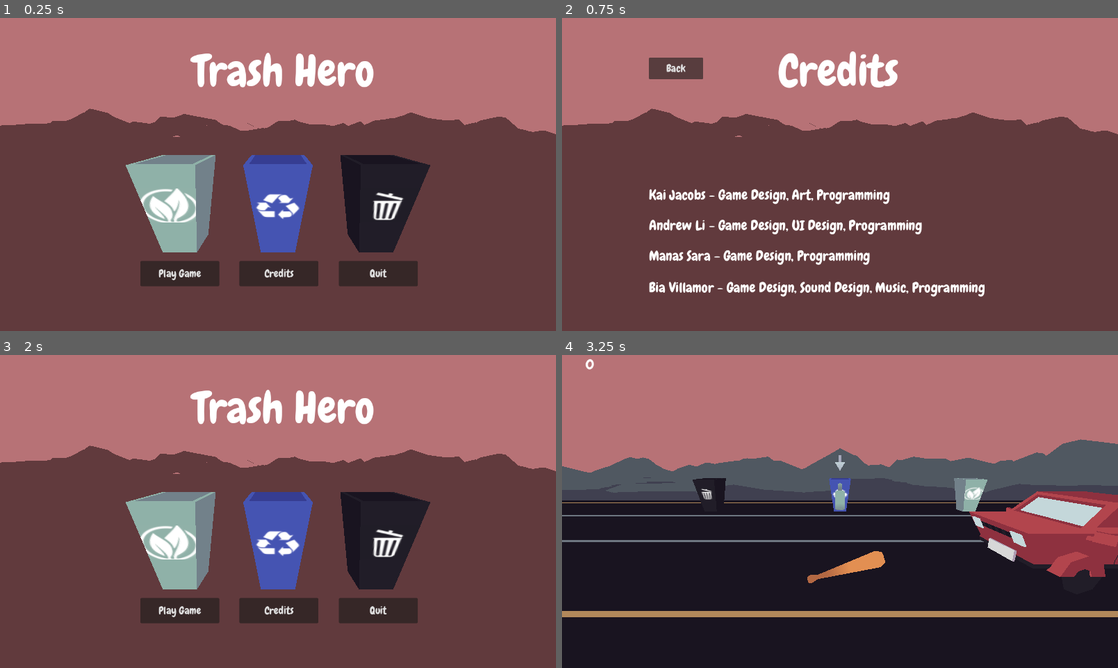
Above: before the commit, frames 1-4 (two rows, left to right).
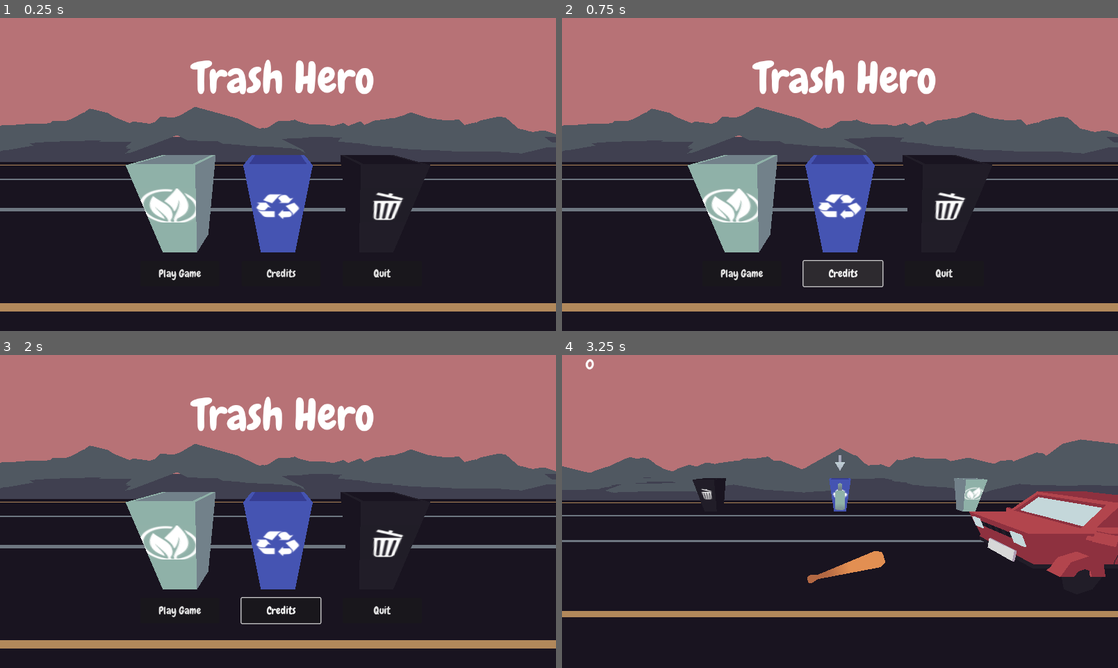
Above: after the commit, the same moments.

Repository: Manas701/SVCGameJam
Game: Godot game, scene res://scenes/opening.tscn
Same seed, same stepped clock (60 frames per second), same inputs: the game is played once before the commit and once after it. Sound files missing from this copy of the repository are replaced by a short silence.
Inputs (mouse positions are in pixels of both pictures, inside the frame that each line leads up to):
- Up to frame 1 (0.25 s): no input
- Up to frame 2 (0.75 s): click "Credits" at 0.5 s
- Up to frame 3 (2 s): click (116, 405) at 1.25 s, where only the run before the commit has a clickable "Back"
- Up to frame 4 (3.25 s): click "Play Game" at 2 s; tap Enter at 2.75 s; hold Right (select_right) from 2.78 s (still down); hold Space (startGame) from 2.78 s (still down)

The runs differ from the first frame. In frame 1, 58% of the frame differs, in the area x 0-100%, y 11-100%; in frame 2, 70%, in the area x 0-100%, y 10-100%; in frame 3, 58%; in frame 4, nothing differs.

Commit message:
fixed environment texture on opening

Diff:
--- /dev/null
+++ b/scenes/main menu.tscn
@@ -0,0 +1,57 @@
+[gd_scene load_steps=3 format=3 uid="uid://btsik74wuv16x"]
+
+[ext_resource type="Script" path="res://assets/scripts/startButton.gd" id="1_jfpvg"]
+[ext_resource type="FontFile" uid="uid://brlxgerq8nwag" path="res://assets/fonts/Chewy-Regular.ttf" id="1_qjs83"]
+
+[node name="Control" type="Control"]
+layout_mode = 3
+anchors_preset = 15
+anchor_right = 1.0
+anchor_bottom = 1.0
+grow_horizontal = 2
+grow_vertical = 2
+
+[node name="Title" type="Label" parent="."]
+layout_mode = 0
+offset_left = 443.0
+offset_top = 74.0
+offset_right = 862.0
+offset_bottom = 206.0
+theme_override_fonts/font = ExtResource("1_qjs83")
+theme_override_font_sizes/font_size = 100
+text = "Trash Hero"
+
+[node name="startButton" type="Button" parent="."]
+layout_mode = 0
+offset_left = 323.0
+offset_top = 559.0
+offset_right = 505.0
+offset_bottom = 617.0
+theme_override_fonts/font = ExtResource("1_qjs83")
+theme_override_font_sizes/font_size = 24
+text = "Play Game"
+script = ExtResource("1_jfpvg")
+
+[node name="startButton2" type="Button" parent="."]
+layout_mode = 0
+offset_left = 789.0
+offset_top = 559.0
+offset_right = 971.0
+offset_bottom = 617.0
+theme_override_fonts/font = ExtResource("1_qjs83")
+theme_override_font_sizes/font_size = 24
+text = "Quit"
+
+[node name="startButton3" type="Button" parent="."]
+layout_mode = 0
+offset_left = 556.0
+offset_top = 559.0
+offset_right = 738.0
+offset_bottom = 617.0
+theme_override_fonts/font = ExtResource("1_qjs83")
+theme_override_font_sizes/font_size = 24
+text = "Credits"
+
+[connection signal="pressed" from="startButton" to="startButton" method="_on_pressed"]
+[connection signal="pressed" from="startButton2" to="startButton2" method="_on_pressed"]
+[connection signal="pressed" from="startButton3" to="startButton3" method="_on_pressed"]
--- a/scenes/opening.tscn
+++ b/scenes/opening.tscn
@@ -1,10 +1,11 @@
-[gd_scene load_steps=9 format=3 uid="uid://xxe5bg1qgh0h"]
+[gd_scene load_steps=10 format=3 uid="uid://xxe5bg1qgh0h"]
 
-[ext_resource type="PackedScene" uid="uid://dmsyawi4g6mgw" path="res://scenes/opening ui.tscn" id="1_5bewx"]
+[ext_resource type="PackedScene" uid="uid://btsik74wuv16x" path="res://scenes/main menu.tscn" id="1_5bewx"]
 [ext_resource type="Script" path="res://assets/scripts/startButton.gd" id="2_3ouev"]
 [ext_resource type="PackedScene" uid="uid://blrsu6t7na4pf" path="res://prefabs/bin_compost.tscn" id="3_5x1yd"]
 [ext_resource type="PackedScene" uid="uid://vx8thkpwhynj" path="res://prefabs/street_environment.tscn" id="4_bpn6e"]
-[ext_resource type="PackedScene" path="res://prefabs/world_environment.tscn" id="5_n1ork"]
+[ext_resource type="PackedScene" uid="uid://d2hb0qqj1wx6s" path="res://prefabs/world_environment.tscn" id="5_n1ork"]
+[ext_resource type="Material" uid="uid://cfrmr730rvkhs" path="res://assets/3DAssets/models_obj/textures/textureMaterial.tres" id="5_oyqt1"]
 [ext_resource type="PackedScene" uid="uid://dcj2ftby2qt52" path="res://prefabs/bin_trash.tscn" id="6_y4mou"]
 [ext_resource type="PackedScene" uid="uid://e74xo05y6nei" path="res://prefabs/bin_recycle.tscn" id="7_pomkq"]
 [ext_resource type="AudioStream" uid="uid://2u5mk0ke3p0e" path="res://assets/AudioAssets/title_screen_theme.ogg" id="8_o64ld"]
@@ -23,6 +24,8 @@
 [node name="WorldEnvironment" parent="." instance=ExtResource("5_n1ork")]
 
 [node name="street_environment" parent="." instance=ExtResource("4_bpn6e")]
+surface_material_override/0 = ExtResource("5_oyqt1")
+surface_material_override/1 = ExtResource("5_oyqt1")
 
 [node name="Bin_Compost" parent="." instance=ExtResource("3_5x1yd")]
 transform = Transform3D(-8.74228e-08, 0, 2, 0, 2, 0, -2, 0, -8.74228e-08, 3.76752, 0, 2.14774)
